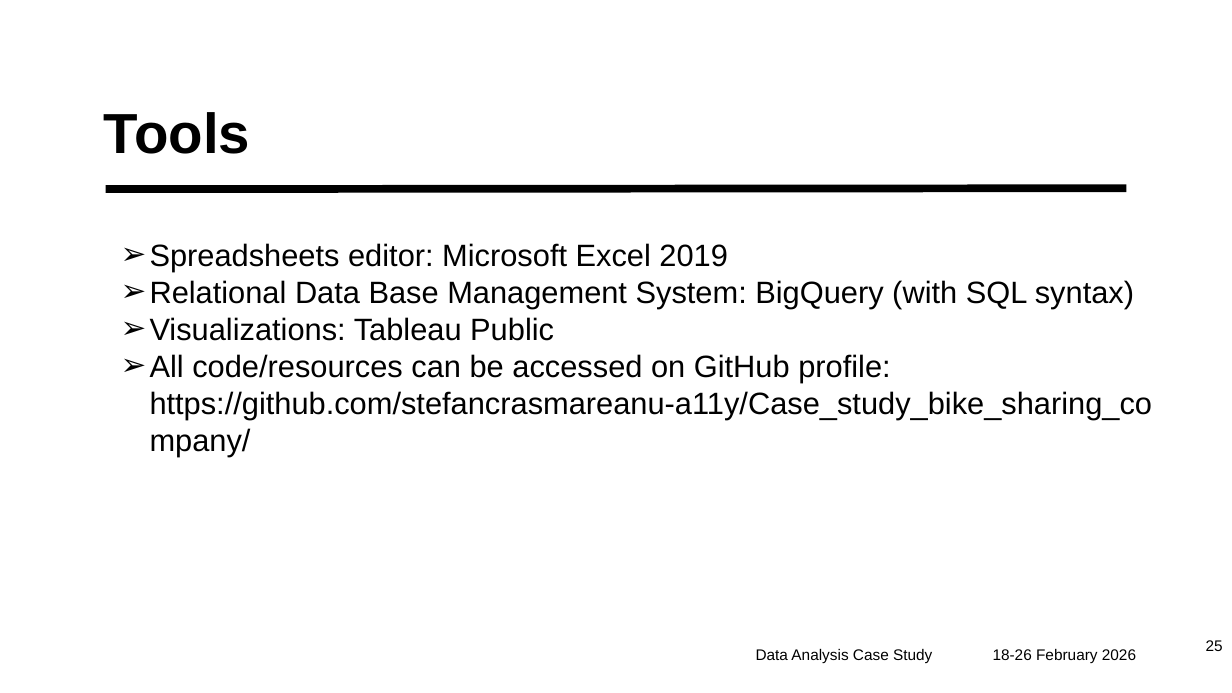
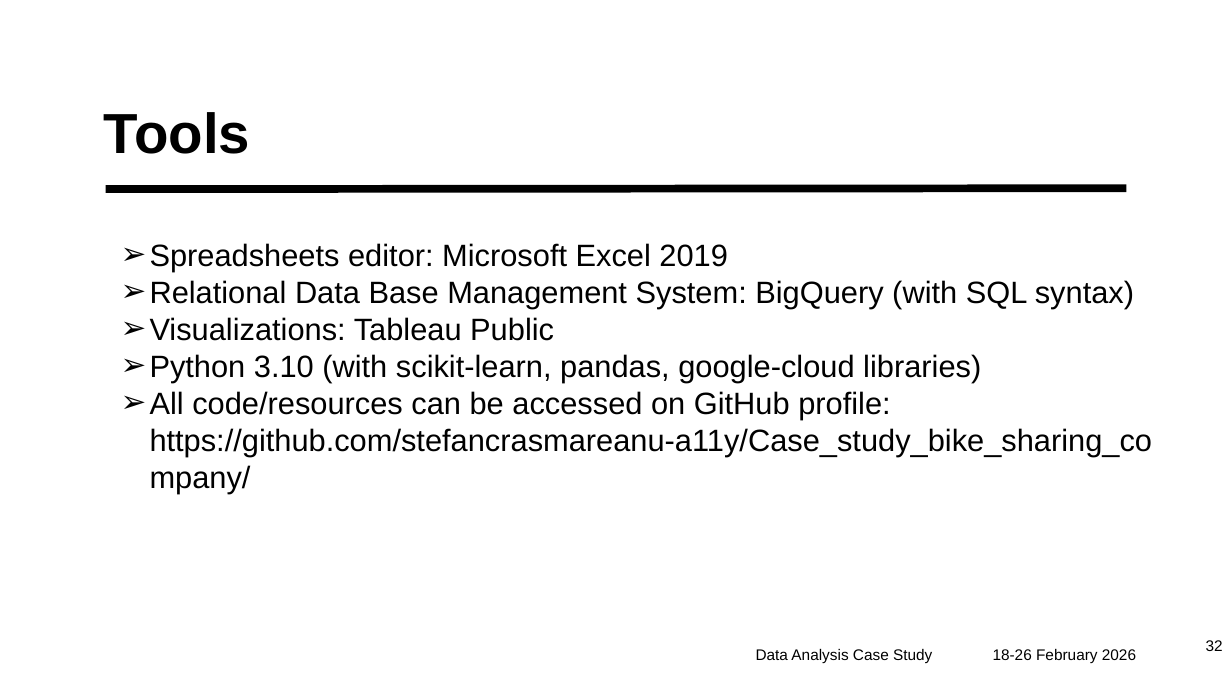
Before and after one commit to stefancrasmareanu-a11y/Case_study_bike_sharing_company, a slide deck: slide 32 of CaseStudy_Data_analysis_for_bike_sharing_company.pptx (slide 25 before the commit). Drawn at 1232x693 pixels with LibreOffice and Linux fonts; fonts in the diff are those of the drawing. Boxes give left, top, right and bottom in pixels: in the first picture for what was removed or moved away, otherwise in the second. Text is boxed around its words. In the diff, an @@ line names an element or a change of style, - is before the commit and + after.

```diff
--- a/CaseStudy_Data_analysis_for_bike_sharing_company.pptx
+++ b/CaseStudy_Data_analysis_for_bike_sharing_company.pptx
@@ text at bbox=[150, 354, 981, 382]: paragraph added @@
+➢ Python 3.10 (with scikit-learn, pandas, google-cloud libraries)
@@ page number at bbox=[1206, 640, 1223, 651]: text changed @@
-25
+32
```
Also in this commit, not shown: 1 other slide changed, 7 slides added.
